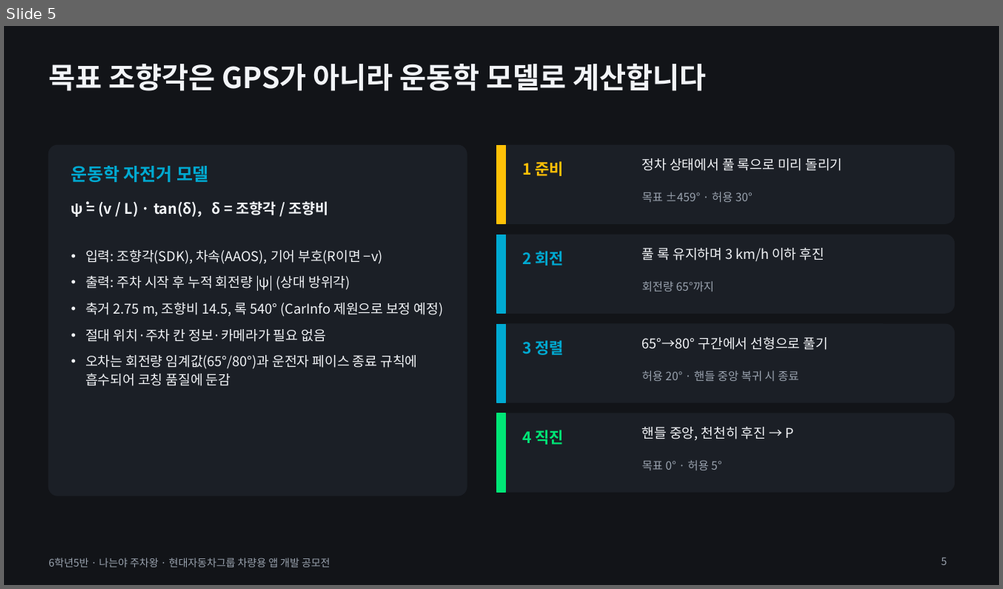
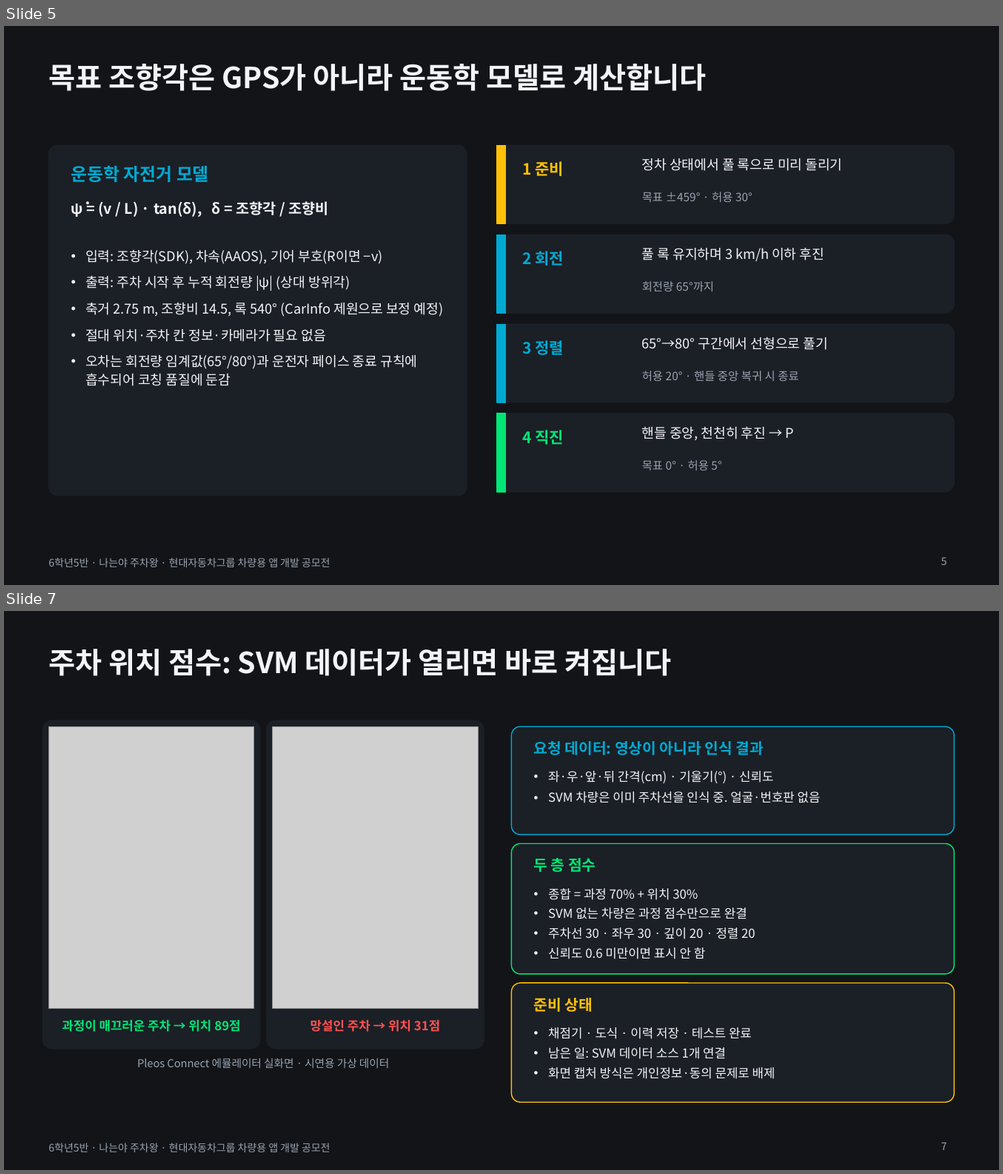
Before and after one commit to skyworker104/pleos-steerin, a slide deck: 나는야_주차왕_발표자료_v2.pptx. Shown one above the other, each under a label of ours: slide 5 before the commit, slides 5 and 7 after it; the slides between them are not shown. The pictures are 1003x589 and 1003x1174 pixels, drawn with LibreOffice and Linux fonts; fonts in the diff are those of the drawing; grey boxes stand for pictures. Boxes give left, top, right and bottom in pixels: in the first picture for what was removed or moved away, otherwise in the second. Text is boxed around its words. In the diff, an @@ line names an element or a change of style, - is before the commit and + after.

```diff
--- a/나는야_주차왕_발표자료_v2.pptx
+++ b/나는야_주차왕_발표자료_v2.pptx
@@ slide 7 added at (4,611,999,1170), background #121418; not listed: 1 template element that a slide beside it also shows @@
@@ title added at (48,649,671,676), 28 pt, text #F2F4F7, bold @@
+주차 위치 점수: SVM 데이터가 열리면 바로 켜집니다
@@ rounded rectangle added at (42,721,260,1049), fill #1B1F26, outline #1B1F26 1 pt @@
@@ rounded rectangle added at (267,721,484,1049), fill #1B1F26, outline #1B1F26 1 pt @@
@@ picture added at (48,726,254,1008) @@
@@ picture added at (273,726,478,1008) @@
@@ rounded rectangle added at (512,726,954,834), fill #1B1F26, outline #00AAD2 1 pt @@
@@ text added at (534,741,762,755), 14.5 pt, text #00AAD2, bold @@
+요청 데이터: 영상이 아니라 인식 결과
@@ text added at (548,771,820,803), 12 pt, text #F2F4F7 @@
+• 좌·우·앞·뒤 간격(cm) · 기울기(°) · 신뢰도
+• SVM 차량은 이미 주차선을 인식 중. 얼굴·번호판 없음
@@ rounded rectangle added at (512,844,954,974), fill #1B1F26, outline #00E676 1 pt @@
@@ text added at (534,858,595,872), 14.5 pt, text #00E676, bold @@
+두 층 점수
@@ text added at (548,889,755,960), 12 pt, text #F2F4F7 @@
+• 종합 = 과정 70% + 위치 30%
+• SVM 없는 차량은 과정 점수만으로 완결
+• 주차선 30 · 좌우 30 · 깊이 20 · 정렬 20
+• 신뢰도 0.6 미만이면 표시 안 함
@@ rounded rectangle added at (512,983,954,1102), fill #1B1F26, outline #FFC107 1 pt @@
@@ text added at (534,998,592,1012), 14.5 pt, text #FFC107, bold @@
+준비 상태
@@ text added at (62,1020,240,1032), 12 pt, text #00E676, bold @@
+과정이 매끄러운 주차 → 위치 89점
@@ text added at (310,1020,440,1032), 12 pt, text #FF5252, bold @@
+망설인 주차 → 위치 31점
@@ text added at (548,1028,775,1079), 12 pt, text #F2F4F7 @@
+• 채점기 · 도식 · 이력 저장 · 테스트 완료
+• 남은 일: SVM 데이터 소스 1개 연결
+• 화면 캡처 방식은 개인정보·동의 문제로 배제
@@ text added at (137,1059,389,1068), 10.5 pt, text #9AA3AF @@
+Pleos Connect 에뮬레이터 실화면 · 시연용 가상 데이터
@@ page number added at (941,1143,947,1150), 10 pt, text #9AA3AF @@
+7
```
Also in this commit, not shown: 6 slides changed, 32 other files.
